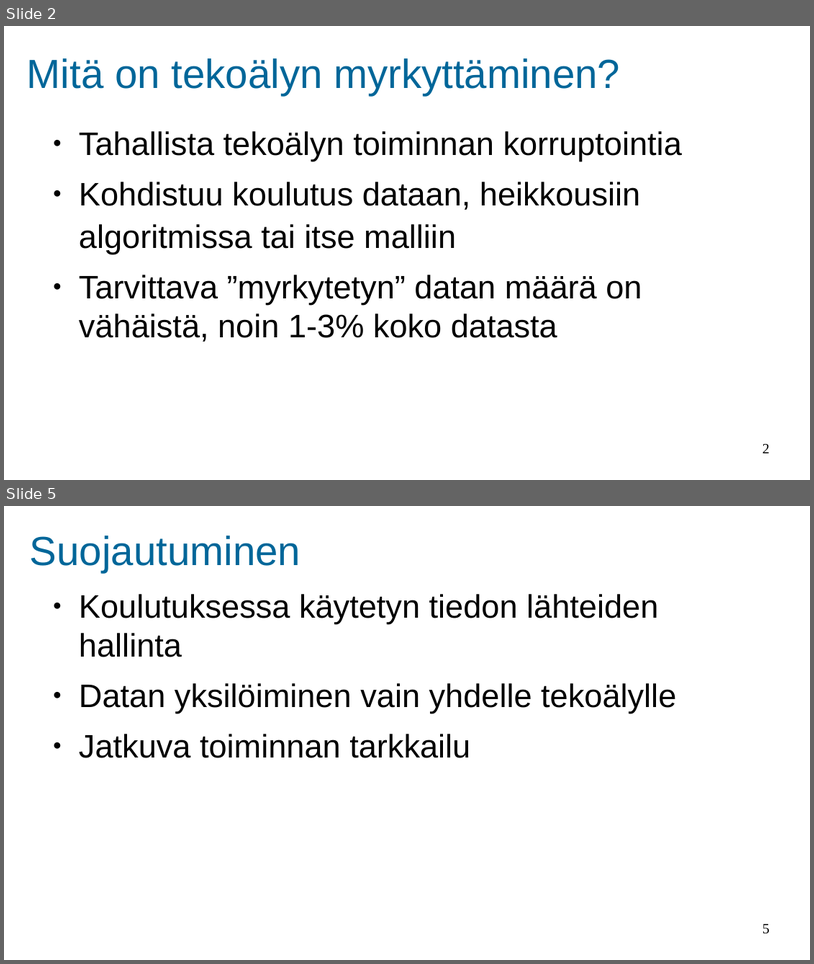
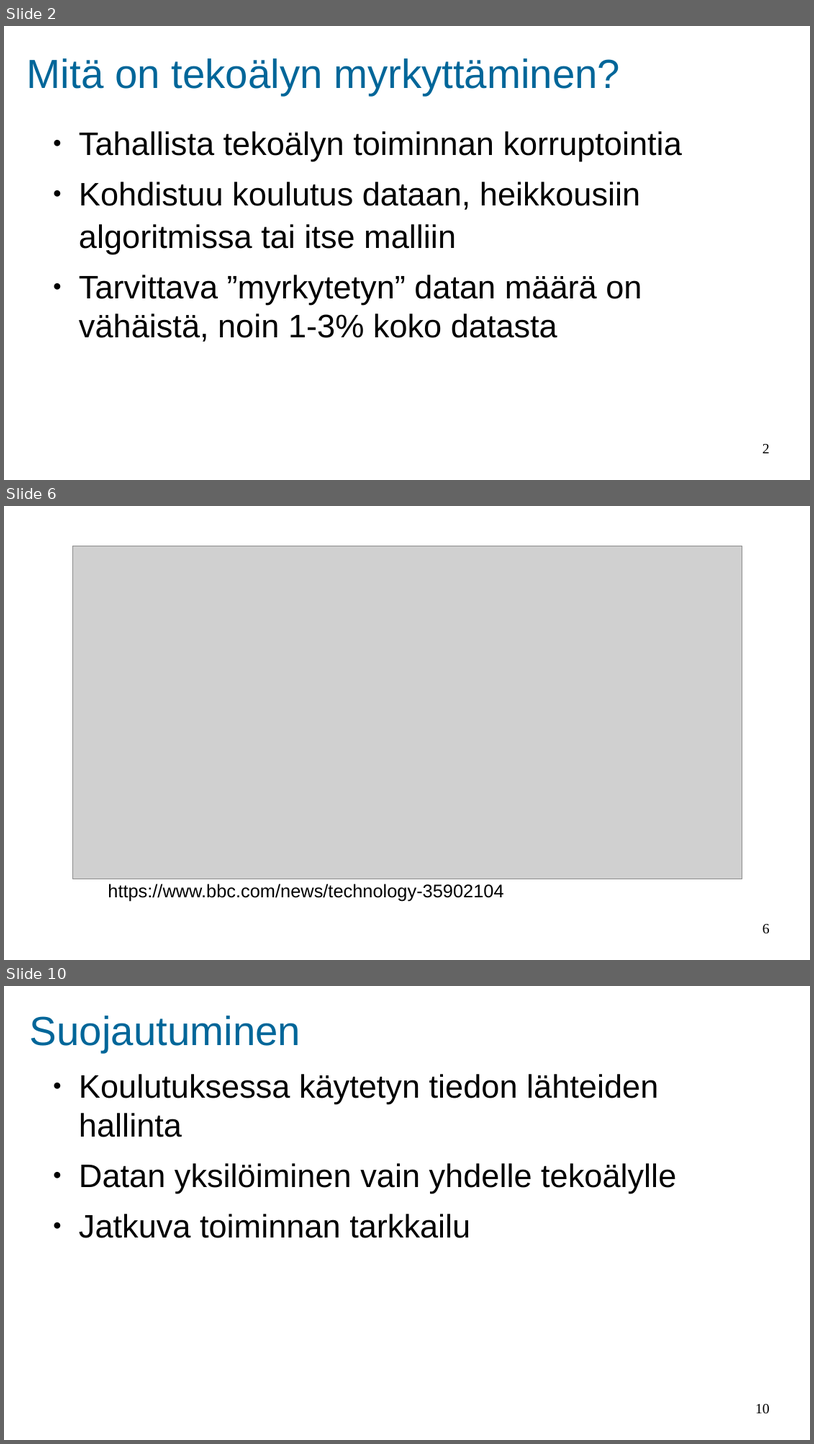
Before and after one commit to Akseli1236/AI-Poisoning, a slide deck: AI poisoning.odp. Shown one above the other, each under a label of ours: slides 2 and 5 before the commit, slides 2, 6 and 10 after it; the slides between them are not shown. The pictures are 814x964 and 814x1444 pixels, drawn with LibreOffice and Linux fonts; fonts in the diff are those of the drawing; grey boxes stand for pictures; background and template pictures are left out. Boxes give left, top, right and bottom in pixels: in the first picture for what was removed or moved away, otherwise in the second. Text is boxed around its words. In the diff, an @@ line names an element or a change of style, - is before the commit and + after.

```diff
--- a/AI poisoning.odp
+++ b/AI poisoning.odp
@@ slide 6 added at bbox=[4, 506, 810, 960], background #FFFFFF @@
@@ picture added at bbox=[73, 546, 742, 878] @@
@@ text added at bbox=[108, 883, 504, 901], 18 pt, text #000000 @@
+https://www.bbc.com/news/technology-35902104
@@ page number added at bbox=[763, 924, 770, 934], 14 pt, text #000000 @@
+6
@@ what was slide 5 is now slide 10 @@
@@ page number at bbox=[756, 1404, 770, 1414]: text changed @@
-5
+10
```
Also in this commit, not shown: 3 slides changed, 4 other slides added, 1 other file.
